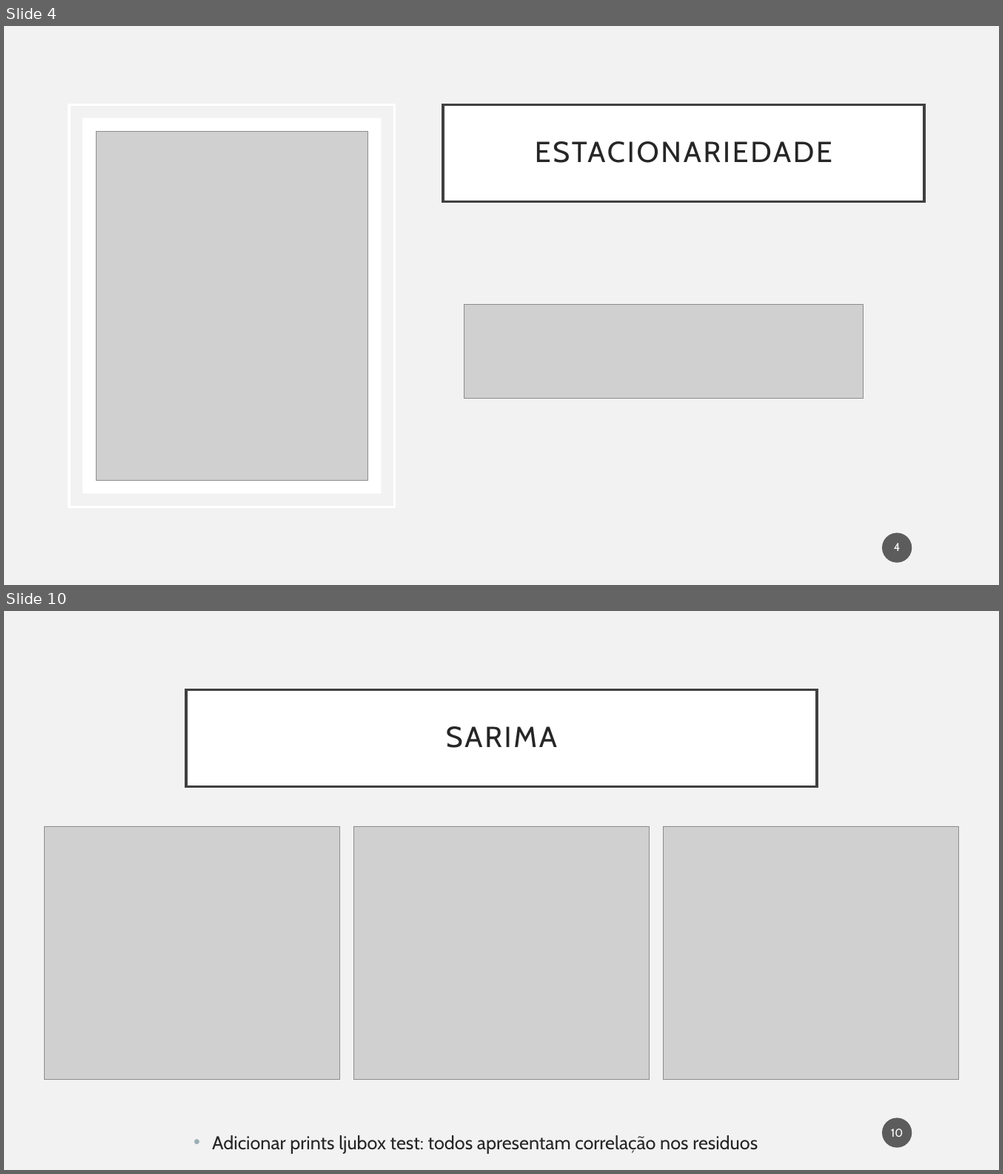
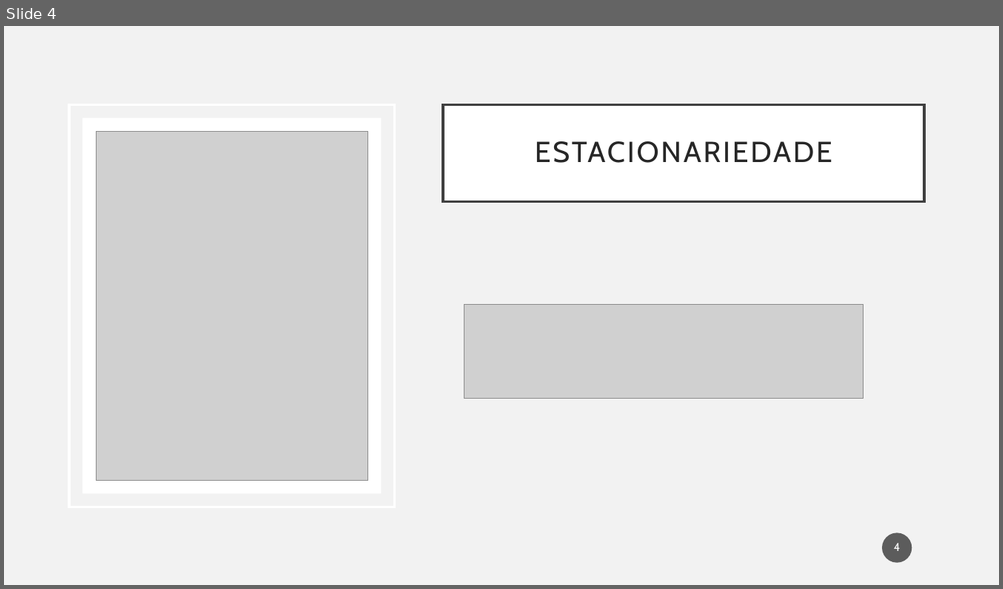
Before and after one commit to Hugoverissimo21/ElectricityForecastES, a slide deck: slides.pptx. Shown one above the other, each under a label of ours: slides 4 and 10 before the commit, slide 4 after it; the slides between them are not shown. The pictures are 1003x1174 and 1003x589 pixels, drawn with LibreOffice and Linux fonts; fonts in the diff are those of the drawing; grey boxes stand for pictures. Boxes give left, top, right and bottom in pixels: in the first picture for what was removed or moved away, otherwise in the second. Text is boxed around its words. In the diff, an @@ line names an element or a change of style, - is before the commit and + after.

```diff
--- a/slides.pptx
+++ b/slides.pptx
@@ slide 10 removed at (4, 611, 999, 1170), background #F2F2F2 @@
@@ title removed at (186, 689, 817, 786) @@
-SARIMA
@@ picture removed at (44, 826, 340, 1079) @@
@@ picture removed at (354, 826, 649, 1079) @@
@@ picture removed at (663, 826, 959, 1079) @@
@@ page number removed at (882, 1119, 912, 1148) @@
-10
@@ text removed at (212, 1136, 757, 1154) @@
-• Adicionar prints ljubox test: todos apresentam correlação nos residuos
```
Also in this commit, not shown: 14 slides changed, 4 slides added, 4 other slides removed, 1 other file.
